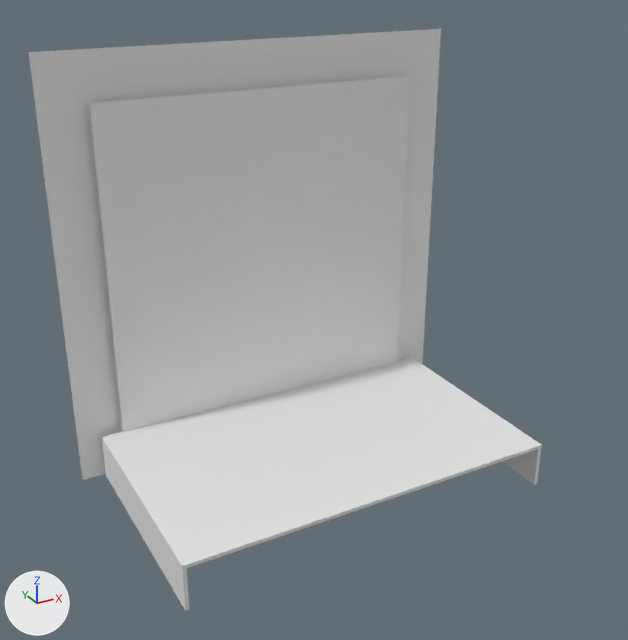
Before and after pictures for a commit that changed the glTF model assets/stage_parts/Stage_Parent.glb.
Camera for both pictures: a camera (50 mm lens) standing at (-0.883, -1.834, 0.726) and looking at (-0.048, -0.316, -0.033). Arrows for +X, +Y and +Z are at lower left; the lights stay in place. The picture after the commit comes second. Materials are left out; every surface is plain grey. Where no turn or scale is listed for an object, it has been applied to the vertices.

In view in the first picture: 'Curtain', 'Ground_Box', 'Stage_Front'.
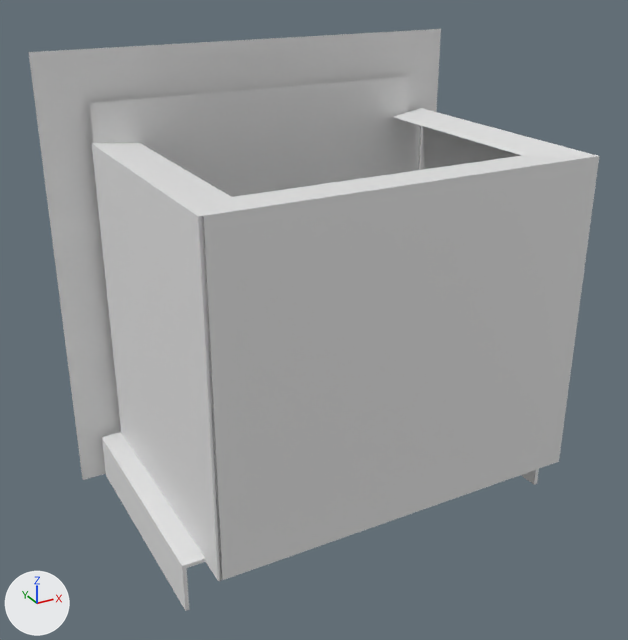
The newer file is also rescaled (x1.4) as a whole; pictures and numbers use the older file's frame.

Boxes [x1, y1, x2, y2] around the edits, measured in the pictures (628 x 640 px):
'Cube.003', added
    after: [202, 155, 599, 580]
'Cube', added
    after: [92, 143, 231, 581]
'Cube.001', added
    after: [394, 108, 596, 170]
'Curtain', unchanged, covered by the edit
    before: [89, 76, 409, 432]
    after: [89, 76, 409, 409]
'Ground_Box', unchanged, covered by the edit
    before: [102, 358, 542, 611]
    after: [102, 409, 539, 611]

The change in detail:
Mesh me_cube_003 is new.
It has 12 vertices, 14 faces and spans x -1.0..1.08, y -1.07..1.0, z -1.03..1.03.
Object 'Cube.003' (ob_cube_003) is new; it shows me_cube_003.
Its location is (-0.008, -0.559, -0.02).
Its rotation in degrees is (0, 180, -90).
Its scale is (-0.051, -0.407, -0.344).
Object 'Cube.001' (ob_cube_001) is new; it shows a copy of me_cube_003.
Its location is (0.374, -0.325, -0.02).
Its rotation in degrees is (0, -180, 0).
Its scale is (-0.0494, -0.288, -0.344).
Object 'Cube' (ob_cube) is new; it shows a copy of me_cube_003.
Its location is (-0.362, -0.304, -0.02).
Its rotation in degrees is (180, 0, 0).
Its scale is (-0.0494, -0.288, -0.344).
